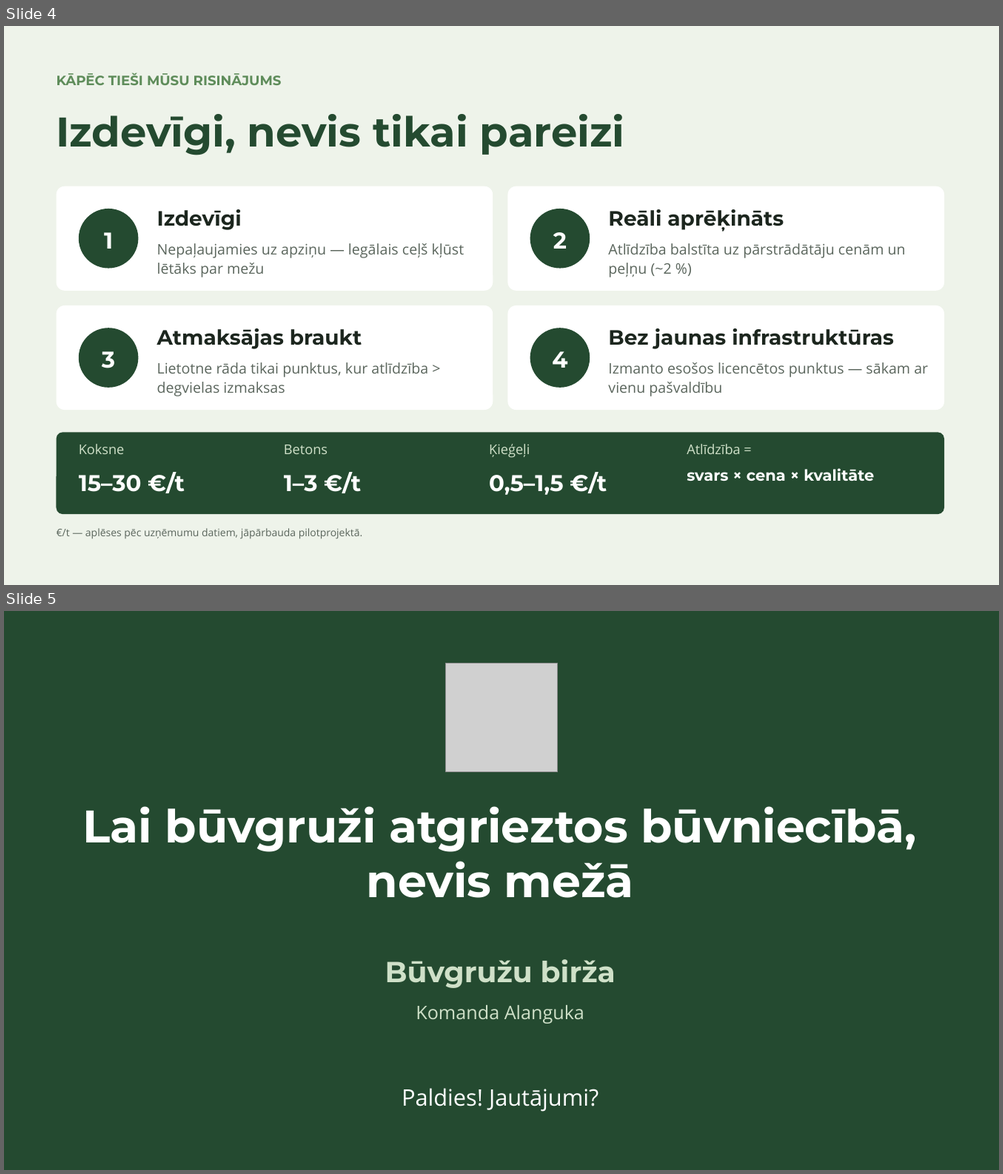
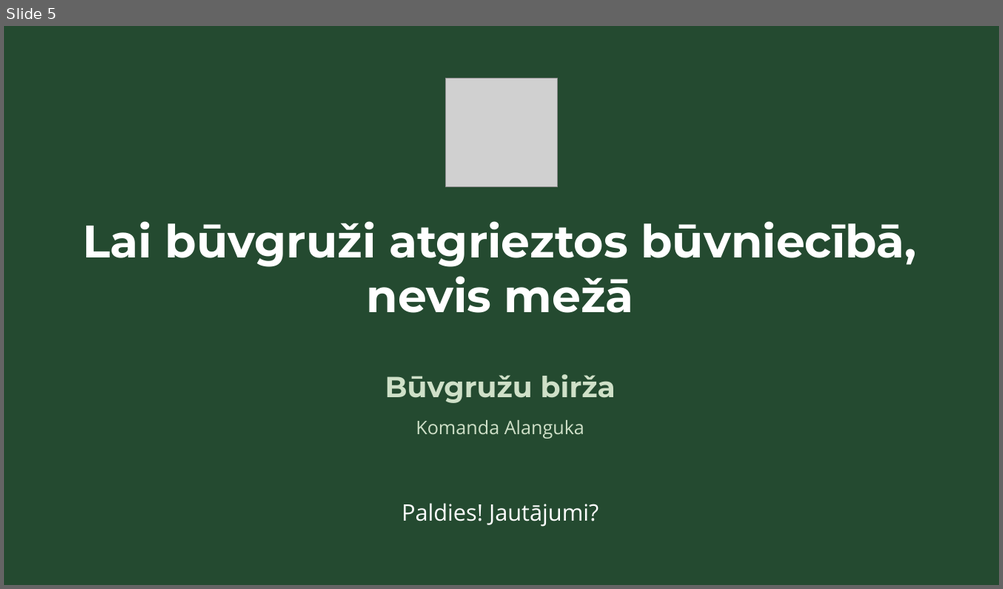
Before and after one commit to cimagustavs/Projekti_majaslapas, a slide deck: hakatons/buvgruzu-birza.pptx. Shown one above the other, each under a label of ours: slides 4 and 5 before the commit, slide 5 after it. The pictures are 1003x1174 and 1003x589 pixels, drawn with LibreOffice and Linux fonts; fonts in the diff are those of the drawing; grey boxes stand for pictures. Boxes give left, top, right and bottom in pixels: in the first picture for what was removed or moved away, otherwise in the second. Text is boxed around its words. In the diff, an @@ line names an element or a change of style, - is before the commit and + after.

```diff
--- a/hakatons/buvgruzu-birza.pptx
+++ b/hakatons/buvgruzu-birza.pptx
@@ slide 4 removed at (x1=4, y1=26, x2=999, y2=585), background #EEF3EA @@
@@ text removed at (x1=57, y1=73, x2=282, y2=85) @@
-KĀPĒC TIEŠI MŪSU RISINĀJUMS
@@ text removed at (x1=57, y1=114, x2=625, y2=156) @@
-Izdevīgi, nevis tikai pareizi
@@ rounded rectangle removed at (x1=57, y1=187, x2=492, y2=291) @@
@@ rounded rectangle removed at (x1=508, y1=187, x2=944, y2=291) @@
@@ ellipse removed at (x1=79, y1=209, x2=138, y2=269) @@
@@ text removed at (x1=157, y1=210, x2=242, y2=230) @@
-Izdevīgi
@@ ellipse removed at (x1=530, y1=209, x2=589, y2=269) @@
@@ text removed at (x1=608, y1=210, x2=783, y2=231) @@
-Reāli aprēķināts
@@ text removed at (x1=104, y1=232, x2=113, y2=249) @@
-1
@@ text removed at (x1=157, y1=244, x2=464, y2=278) @@
-Nepaļaujamies uz apziņu — legālais ceļš kļūst lētāks par mežu
@@ text removed at (x1=553, y1=232, x2=566, y2=249) @@
-2
@@ text removed at (x1=608, y1=244, x2=905, y2=278) @@
-Atlīdzība balstīta uz pārstrādātāju cenām un peļņu (~2 %)
@@ rounded rectangle removed at (x1=57, y1=306, x2=492, y2=410) @@
@@ rounded rectangle removed at (x1=508, y1=306, x2=944, y2=410) @@
@@ ellipse removed at (x1=79, y1=328, x2=138, y2=388) @@
@@ text removed at (x1=157, y1=329, x2=362, y2=349) @@
-Atmaksājas braukt
@@ ellipse removed at (x1=530, y1=328, x2=589, y2=388) @@
@@ text removed at (x1=608, y1=329, x2=893, y2=349) @@
-Bez jaunas infrastruktūras
@@ text removed at (x1=102, y1=352, x2=115, y2=369) @@
-3
@@ text removed at (x1=552, y1=352, x2=567, y2=368) @@
-4
@@ text removed at (x1=157, y1=363, x2=428, y2=397) @@
-Lietotne rāda tikai punktus, kur atlīdzība > degvielas izmaksas
@@ text removed at (x1=608, y1=363, x2=928, y2=397) @@
-Izmanto esošos licencētos punktus — sākam ar vienu pašvaldību
@@ rounded rectangle removed at (x1=57, y1=432, x2=944, y2=514) @@
@@ text removed at (x1=79, y1=444, x2=125, y2=454) @@
-Koksne
@@ text removed at (x1=284, y1=445, x2=327, y2=454) @@
-Betons
@@ text removed at (x1=489, y1=444, x2=529, y2=458) @@
-Ķieģeļi
@@ text removed at (x1=686, y1=444, x2=874, y2=481) @@
-Atlīdzība =
-svars × cena × kvalitāte
@@ text removed at (x1=79, y1=472, x2=185, y2=494) @@
-15–30 €/t
@@ text removed at (x1=284, y1=472, x2=361, y2=494) @@
-1–3 €/t
@@ text removed at (x1=489, y1=472, x2=606, y2=495) @@
-0,5–1,5 €/t
@@ text removed at (x1=57, y1=528, x2=362, y2=540) @@
-€/t — aplēses pēc uzņēmumu datiem, jāpārbauda pilotprojektā.
```
Also in this commit, not shown: 2 slides changed, 1 slide added, 3 other files.
